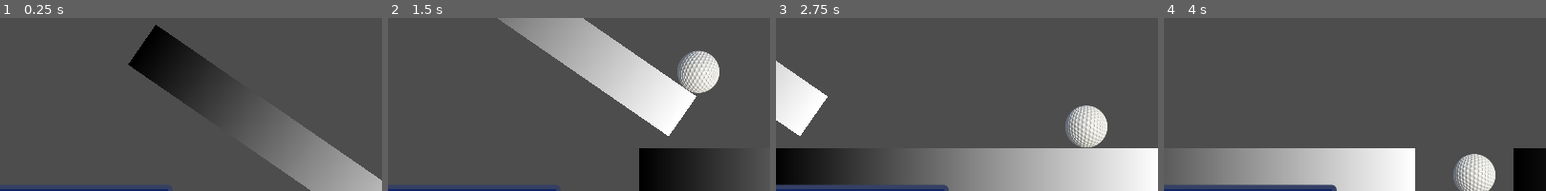
Above: before the commit, frames 1-4 (left to right).
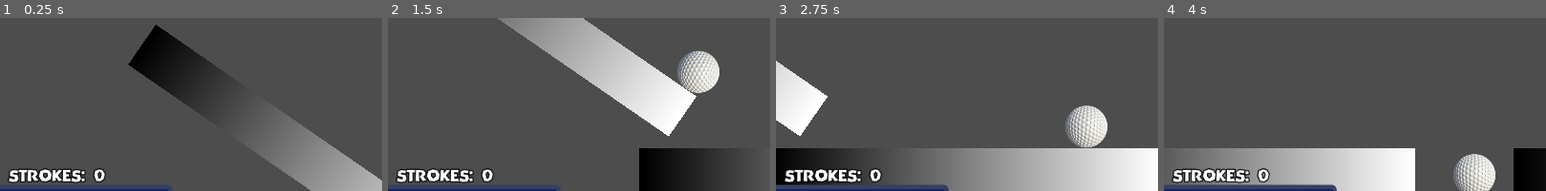
Above: after the commit, the same moments.

Repository: leafcabral/leafs-arcade
Game: Godot game, scene res://main/game_root.tscn
The game is run twice, just before and just after one commit, with the same random seed, the same clock (stepped at 60 frames per second) and the same inputs.
Inputs (mouse positions are % of the whole screen's width and height, from its top left):
- Up to frame 1 (0.25 s): no input
- Up to frame 2 (1.5 s): move the mouse to (50, 18) at 0.52 s; click (50, 18) at 0.6 s; move the mouse to (30, 26) at 1.27 s; click (30, 26) at 1.35 s
- Up to frame 3 (2.75 s): move the mouse to (outside the picture) at 2.02 s; click (outside the picture) at 2.1 s
- Up to frame 4 (4 s): move the mouse to (45, 51) at 2.77 s; click (45, 51) at 2.85 s; move the mouse to (80, 42) at 3.52 s; click (80, 42) at 3.6 s
The pictures show only the part of the screen within x 9-59%, y 43-93%; the shares and areas given below are measured in that part.

The runs differ from the first frame. In frame 1, 1.6% of the frame differs, in the area x 2-28%, y 86-96%; in frame 2, 1.6%; in frame 3, 1.3%; in frame 4, 1.6%.

Commit message:
feat: add stroke count

Diff:
--- a/mini-golf-2d/entities/club/golf_club.gd
+++ b/mini-golf-2d/entities/club/golf_club.gd
@@ -64,9 +64,9 @@
 
 func get_swing_data() -> Dictionary:
 	return {
-			'power': shot_area.get_drag_percentage(),
-			'angle': shot_area.get_drag_angle_q1()
-		} if is_swinging else {}
+			'power': shot_area.get_drag_percentage() if is_swinging else 0.0,
+			'angle': shot_area.get_drag_angle_q1() if is_swinging else 0.0
+		}
 
 
 func equip(new_club: GolfClubType) -> void:
--- a/mini-golf-2d/entities/player/player.gd
+++ b/mini-golf-2d/entities/player/player.gd
@@ -8,6 +8,7 @@
 
 @export var pos_reset_start := Vector2.ZERO
 
+var strokes := 0
 var available_clubs := [DRIVER_CLUB, WOOD_CLUB, WEDGE_CLUB]
 var pos_reset_last := Vector2.ZERO
 
@@ -35,11 +36,19 @@
 		ball.teleport(pos_reset_start)
 
 
+func get_hud_data() -> Dictionary:
+	return club.get_swing_data().merged({"strokes": strokes})
+
+
 func _on_ball_stopped_moving() -> void:
 	ball.modulate = ball.stop_color
 
 
 func _on_ball_started_moving() -> void:
+	ball.modulate = Color.WHITE
+
+
+func _on_club_swing_ended() -> void:
+	strokes += 1
 	if ball.global_position != pos_reset_start:
 		pos_reset_last = ball.global_position
-	ball.modulate = Color.WHITE
--- a/mini-golf-2d/entities/player/player.tscn
+++ b/mini-golf-2d/entities/player/player.tscn
@@ -23,5 +23,6 @@
 update_rotation = false
 update_scale = false
 
+[connection signal="swing_ended" from="Club" to="." method="_on_club_swing_ended"]
 [connection signal="started_moving" from="Ball" to="." method="_on_ball_started_moving"]
 [connection signal="stopped_moving" from="Ball" to="." method="_on_ball_stopped_moving"]
--- a/mini-golf-2d/main/game_root.gd
+++ b/mini-golf-2d/main/game_root.gd
@@ -11,8 +11,4 @@
 
 
 func _physics_process(_delta: float) -> void:
-	if player.club.is_swinging:
-		var data := player.club.get_swing_data()
-		if data:
-			hud.set_angle(data["angle"])
-			hud.set_power(data["power"])
+	hud.update_player_info(player.get_hud_data())
--- a/mini-golf-2d/main/hud/hud.gd
+++ b/mini-golf-2d/main/hud/hud.gd
@@ -7,6 +7,7 @@
 @onready var power_label: Label = $InfoSwing/Power/PowerLabel
 @onready var angle_graph: TextureProgressBar = $InfoSwing/Angle/AngleGraph
 @onready var angle_label: Label = $InfoSwing/Angle/AngleLabel
+@onready var strokes_label: Label = $InfoSwing/StrokesLabel
 
 
 func _ready() -> void:
@@ -34,6 +35,12 @@
 	angle_label.show()
 
 
+func update_player_info(player_data: Dictionary) -> void:
+	set_angle(player_data["angle"])
+	set_power(player_data["power"])
+	set_strokes(player_data["strokes"])
+
+
 func set_angle(angle_rad: float) -> void:
 	var angle := snappedf(rad_to_deg(angle_rad), 1)
 	angle_graph.value = angle
@@ -44,3 +51,7 @@
 	var power := snappedf(power_percent, 1)
 	power_graph.value = power
 	power_label.text = str(int(power)) + "%"
+
+
+func set_strokes(stroke_amount: int) -> void:
+	strokes_label.text = "Strokes:   " + str(stroke_amount)
--- a/mini-golf-2d/main/hud/hud.tscn
+++ b/mini-golf-2d/main/hud/hud.tscn
@@ -146,3 +146,16 @@
 theme_override_font_sizes/font_size = 32
 text = "0°"
 vertical_alignment = 1
+
+[node name="StrokesLabel" type="Label" parent="InfoSwing" unique_id=878968713]
+layout_mode = 0
+offset_left = 112.0
+offset_top = -83.99996
+offset_right = 272.0
+offset_bottom = -42.666588
+theme_override_constants/outline_size = 6
+theme_override_constants/shadow_outline_size = 4
+theme_override_fonts/font = ExtResource("1_jj2fu")
+theme_override_font_sizes/font_size = 16
+text = "Strokes:   0"
+vertical_alignment = 2
